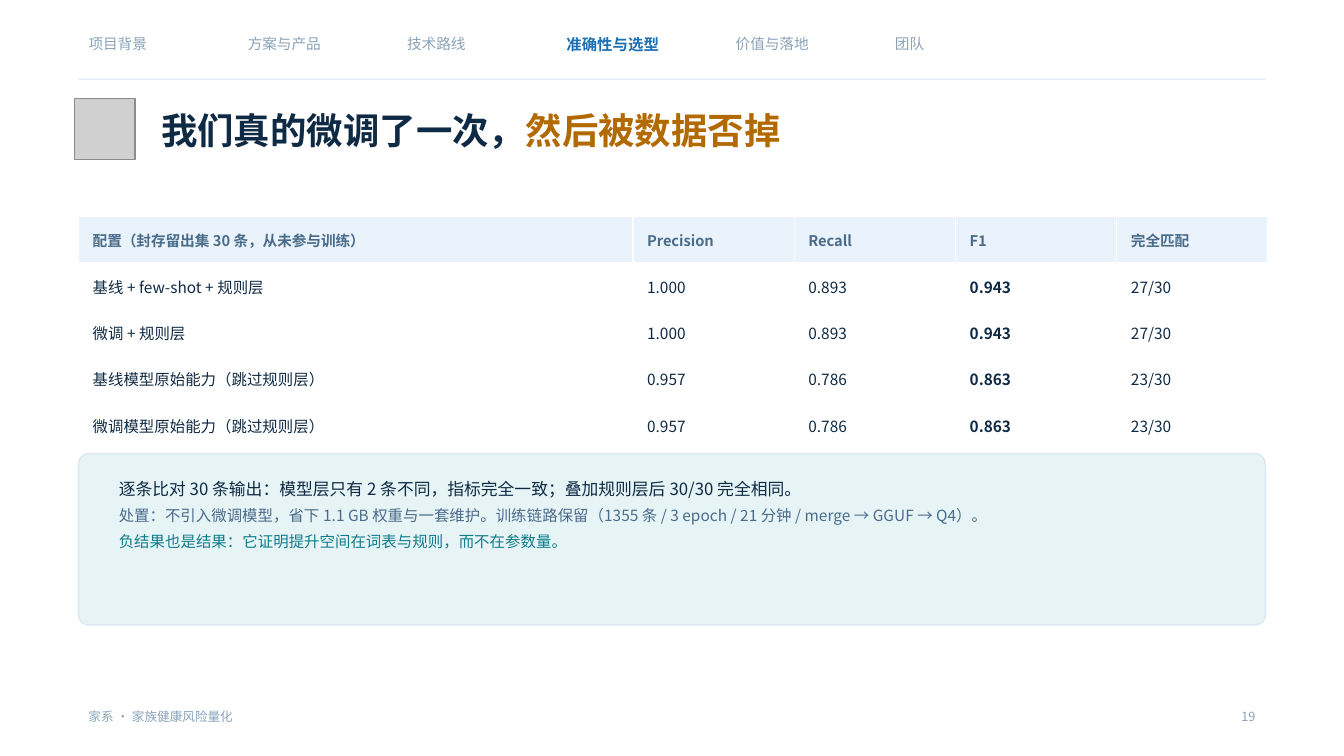
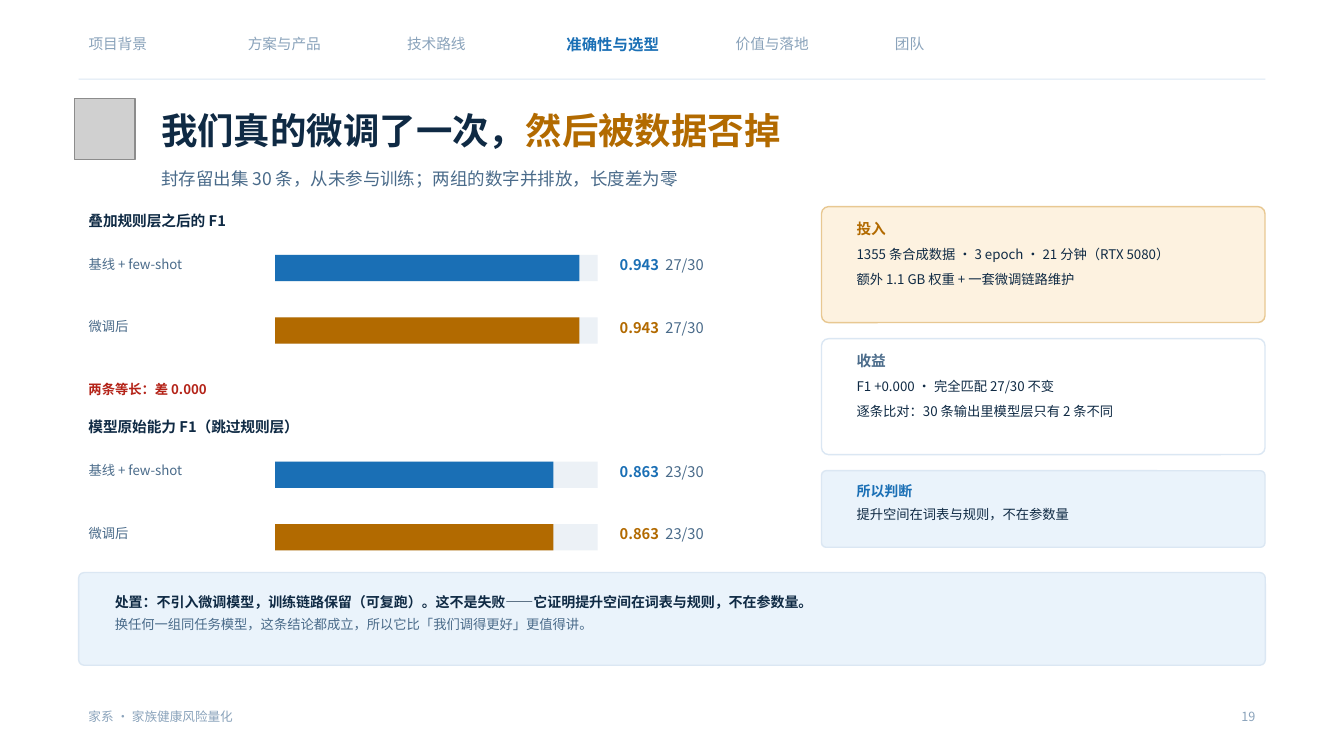
Before and after one commit to NimuStudio/jiaxi, a slide deck: slide 19 of deliverables/家系-答辩-v2.pptx. Drawn at 1344x756 pixels with LibreOffice and Linux fonts; fonts in the diff are those of the drawing; grey boxes stand for pictures; background and template pictures are left out. Boxes give left, top, right and bottom in pixels: in the first picture for what was removed or moved away, otherwise in the second. Text is boxed around its words. In the diff, an @@ line names an element or a change of style, - is before the commit and + after.

Commit message:
docs(deck): 重做最弱的两页——微调 A/B 与差异化矩阵
P19 微调 A/B：原来是一张 4 行表格，两两数字完全相同，读者看不出「等于没做」。
  改成「两条等长条形」并排：基线蓝、微调琥珀，长度差为零一眼可见；
  右侧三块：投入（1355 条 / 3 epoch / 21 分钟 / 1.1 GB）、收益（F1 +0.000、27/30 不变）、所以判断。
  这页的说服力从「我们试过」变成「花 21 分钟换 0.000，所以不引入」。

P21 差异化：原来 5 列 × 6 行的勾叉矩阵，一片灰 ✕，读完不知道结论。
  矩阵只放四类现有做法（✕ 改浅灰、✓ 保留墨青），右侧新增「具备几项（满分 6）」条形：
  体检 App 0 / 医院问卷 1 / 临床家系图 3 / 通用健康 App 0.5 / 家系 6。
  底部给出结论：四类做法平均 1.1 项，我们 6 项——缺的不是 AI，是把家系当成数据结构。
  条形由矩阵同一份数据算出，没有新数字。

修掉一个溢出：矩阵第 5 列曾画到右侧面板上，现在矩阵只保留四类现有做法。

```diff
--- a/deliverables/家系-答辩-v2.pptx
+++ b/deliverables/家系-答辩-v2.pptx
@@ text added at (161,170,678,188), 12.5 pt, text #4A6B8A @@
+封存留出集 30 条，从未参与训练；两组的数字并排放，长度差为零
@@ rounded rectangle added at (822,207,1265,323), fill #FDF2E0, outline #E8C892 1 pt @@
@@ table removed at (79,217,1268,449), 5 rows, 5 columns @@
-配置（封存留出集 30 条，从未参与训练） | Precision | Recall | F1 | 完全匹配
-基线 + few-shot + 规则层 | 1.000 | 0.893 | 0.943 | 27/30
-微调 + 规则层 | 1.000 | 0.893 | 0.943 | 27/30
-基线模型原始能力（跳过规则层） | 0.957 | 0.786 | 0.863 | 23/30
-微调模型原始能力（跳过规则层） | 0.957 | 0.786 | 0.863 | 23/30
@@ text added at (88,213,226,228), 10.5 pt, text #0F2A44, bold @@
+叠加规则层之后的 F1
@@ text added at (857,221,1170,285), 9.5 pt, text #0F2A44 @@
+投入
+1355 条合成数据 · 3 epoch · 21 分钟（RTX 5080）
+额外 1.1 GB 权重 + 一套微调链路维护
@@ text added at (89,258,182,270), 9.5 pt, text #4A6B8A @@
+基线 + few-shot
@@ rectangle added at (275,255,598,281), fill #ECF1F6 @@
@@ rectangle added at (275,255,580,281), fill #1A6FB5 @@
@@ text added at (620,258,703,273), 10.5 pt, text #1A6FB5, bold @@
+0.943 27/30
@@ text added at (89,320,129,332), 9.5 pt, text #4A6B8A @@
+微调后
@@ rectangle added at (275,318,598,344), fill #ECF1F6 @@
@@ rectangle added at (275,318,580,344), fill #B26A00 @@
@@ text added at (620,321,703,336), 10.5 pt, text #B26A00, bold @@
+0.943 27/30
@@ rounded rectangle added at (822,339,1265,455), fill #FFFFFF, outline #DBE7F3 1 pt @@
@@ text added at (857,353,1113,417), 9.5 pt, text #0F2A44 @@
+收益
+F1 +0.000 · 完全匹配 27/30 不变
+逐条比对：30 条输出里模型层只有 2 条不同
@@ text added at (88,382,207,396), 9.5 pt, text #B42318, bold @@
+两条等长：差 0.000
@@ text added at (88,419,298,434), 10.5 pt, text #0F2A44, bold @@
+模型原始能力 F1（跳过规则层）
@@ text added at (89,464,182,476), 9.5 pt, text #4A6B8A @@
+基线 + few-shot
@@ rectangle added at (275,462,598,488), fill #ECF1F6 @@
@@ rectangle added at (275,462,554,488), fill #1A6FB5 @@
@@ text added at (620,465,703,480), 10.5 pt, text #1A6FB5, bold @@
+0.863 23/30
@@ rounded rectangle added at (822,471,1265,547), fill #EAF3FB, outline #DBE7F3 1 pt @@
@@ text added at (857,484,1069,520), 9.5 pt, text #0F2A44 @@
+所以判断
+提升空间在词表与规则，不在参数量
@@ text added at (89,527,129,539), 9.5 pt, text #4A6B8A @@
+微调后
@@ rectangle added at (275,524,598,551), fill #ECF1F6 @@
@@ rectangle added at (275,524,554,551), fill #B26A00 @@
@@ text added at (620,527,703,542), 10.5 pt, text #B26A00, bold @@
+0.863 23/30
@@ rounded rectangle: place and size @@
-rounded rectangle at (79,454,1265,625)
+rounded rectangle at (79,573,1265,665)
@@ rounded rectangle at (79,573,1265,665): fill #E6F4F6 to #EAF3FB @@
@@ text at (115,595,813,630): text changed; size 11 to 10 pt; text colour #4A6B8A to #0F2A44; bold on @@
-逐条比对 30 条输出：模型层只有 2 条不同，指标完全一致；叠加规则层后 30/30 完全相同。
-处置：不引入微调模型，省下 1.1 GB 权重与一套维护。训练链路保留（1355 条 / 3 epoch / 21 分钟 / merge → GGUF → Q4）。
-负结果也是结果：它证明提升空间在词表与规则，而不在参数量。
+处置：不引入微调模型，训练链路保留（可复跑）。这不是失败——它证明提升空间在词表与规则，不在参数量。
+换任何一组同任务模型，这条结论都成立，所以它比「我们调得更好」更值得讲。
```
Also in this commit, not shown: 1 other slide changed, 1 other file.
